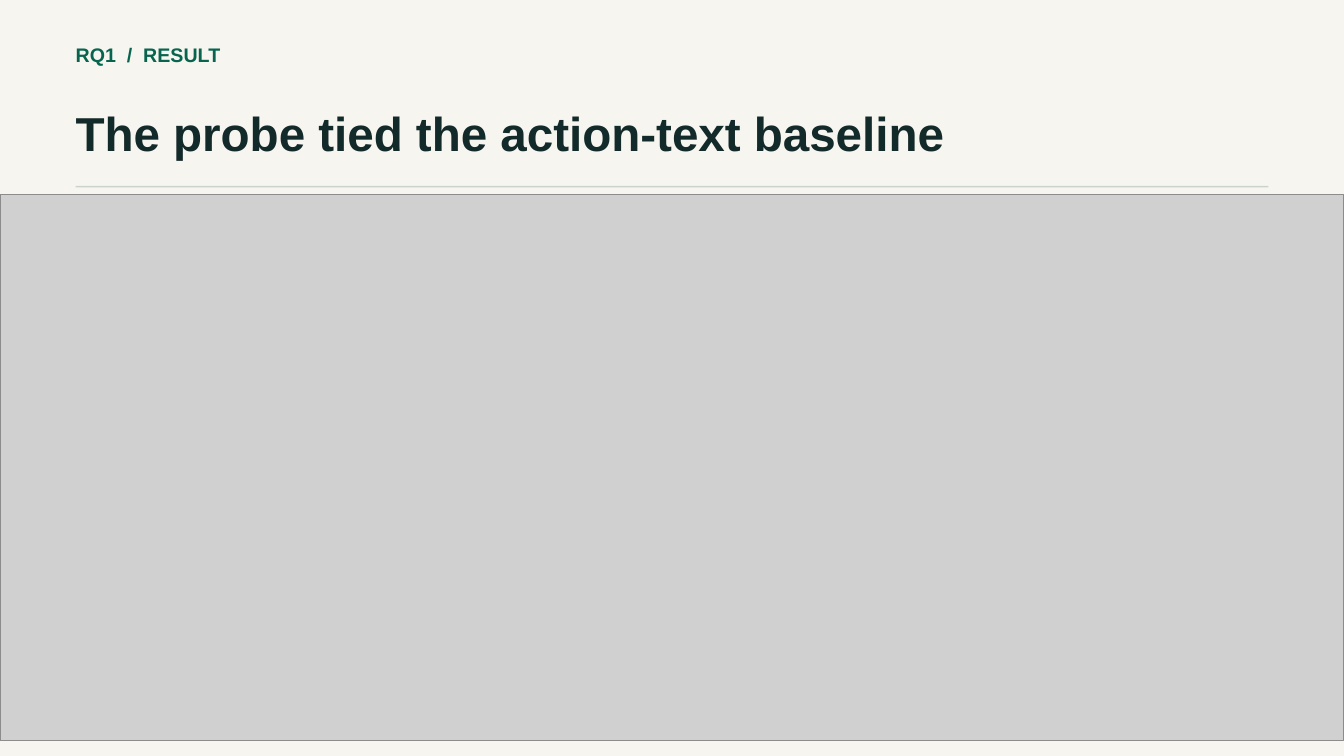
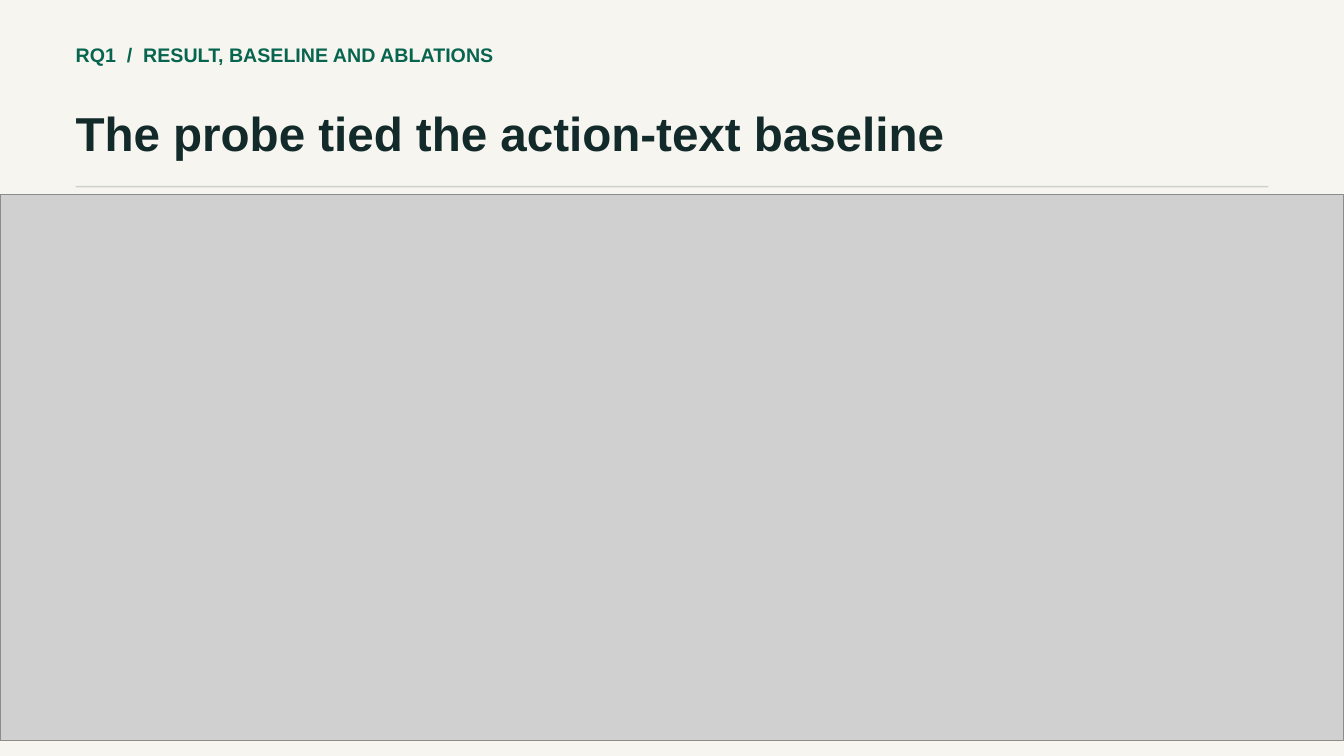
Before and after one commit to prithvi-kaizen/adnn-project, a slide deck: slide 5 of deliverables/reversibility-talk.pptx. Drawn at 1344x756 pixels with LibreOffice and Linux fonts; fonts in the diff are those of the drawing; grey boxes stand for pictures. Boxes give left, top, right and bottom in pixels: in the first picture for what was removed or moved away, otherwise in the second. Text is boxed around its words. In the diff, an @@ line names an element or a change of style, - is before the commit and + after.

```diff
--- a/deliverables/reversibility-talk.pptx
+++ b/deliverables/reversibility-talk.pptx
@@ text at (x1=76, y1=48, x2=493, y2=66): text changed @@
-RQ1 / RESULT
+RQ1 / RESULT, BASELINE AND ABLATIONS
```
Also in this commit, not shown: 3 other slides changed, 13 other files.
